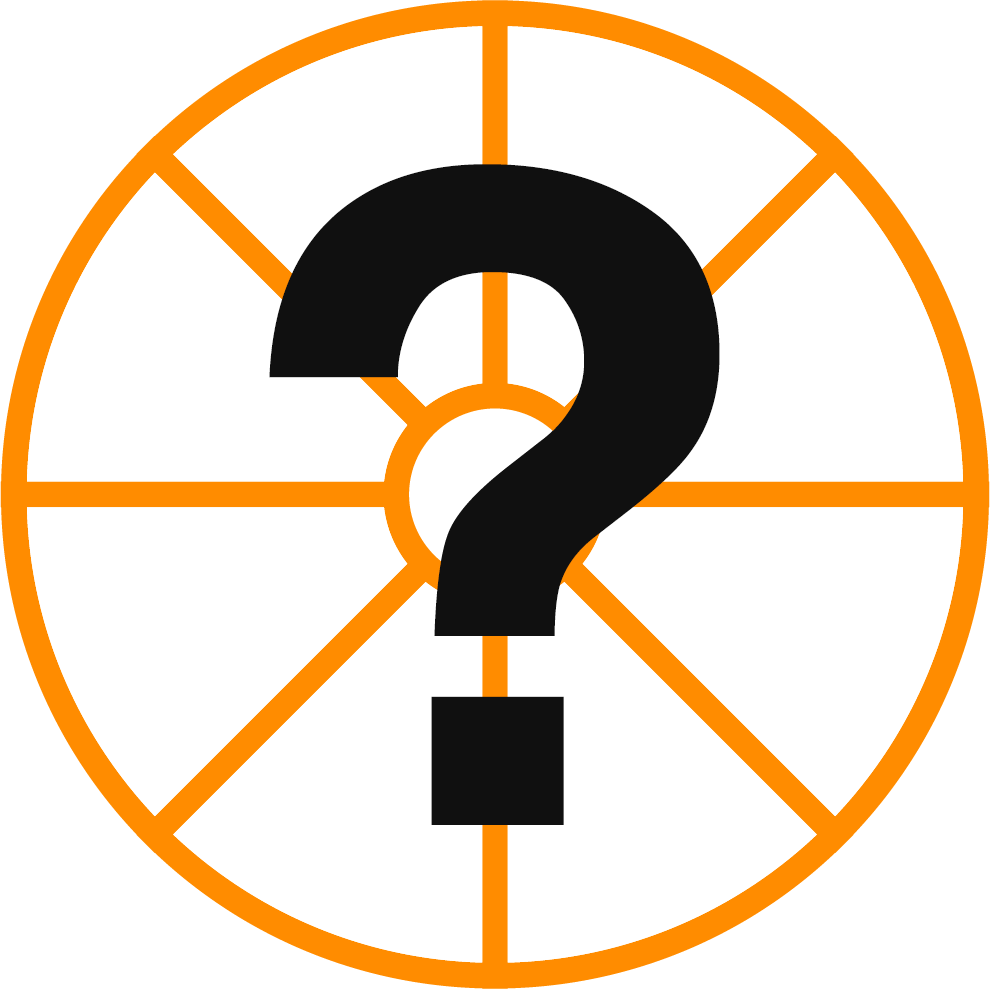
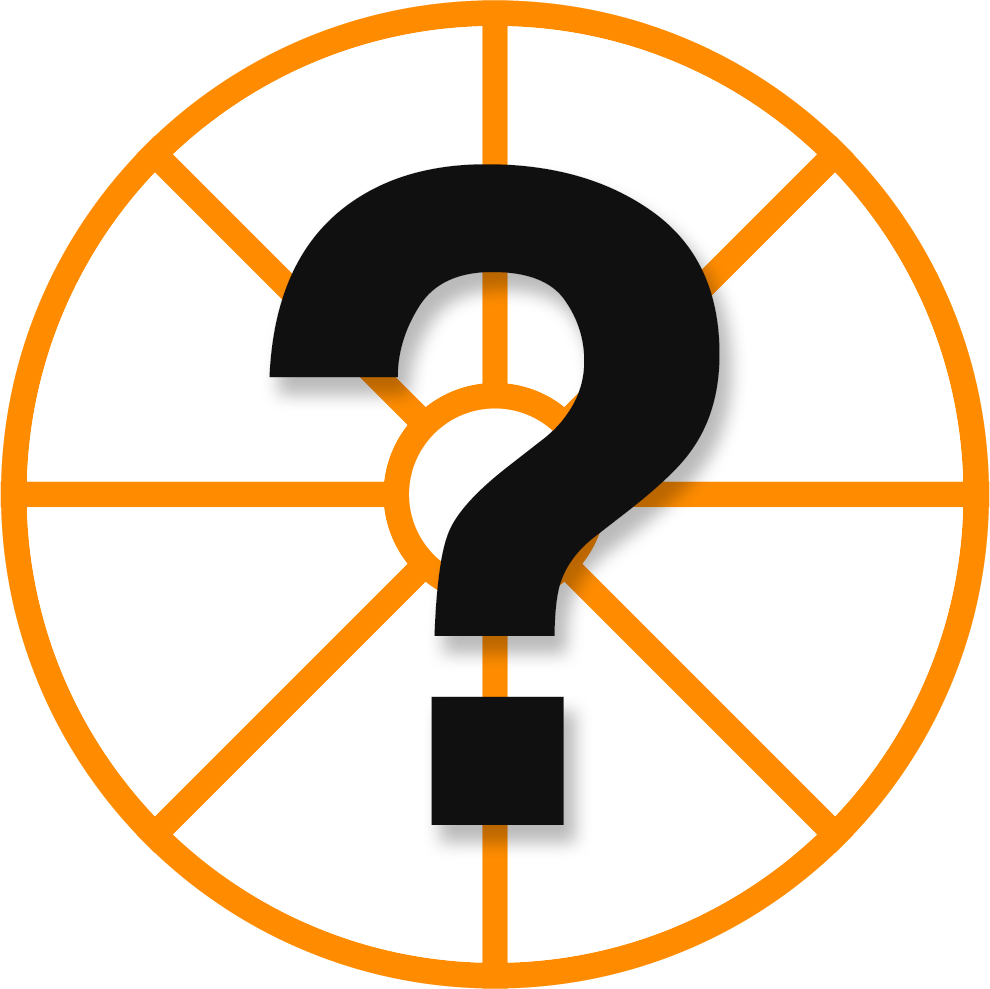
Layered file, before and after one edit (990 x 989). Changes by layer:
pixels changed over [left=264, top=165, right=745, bottom=857] (layer not identified)
